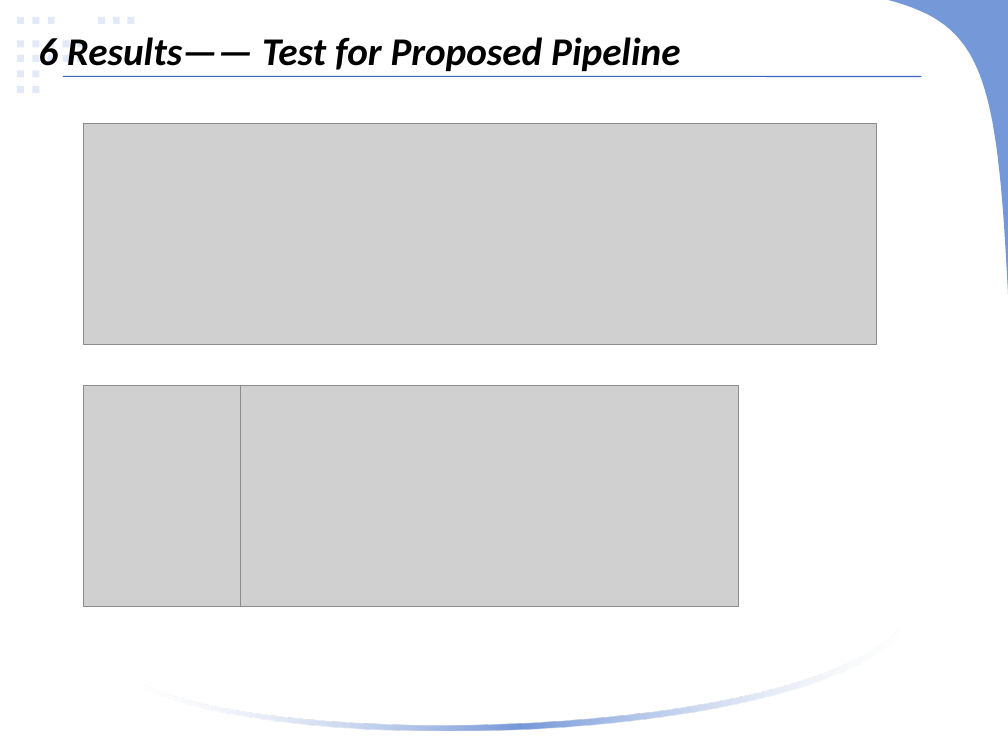
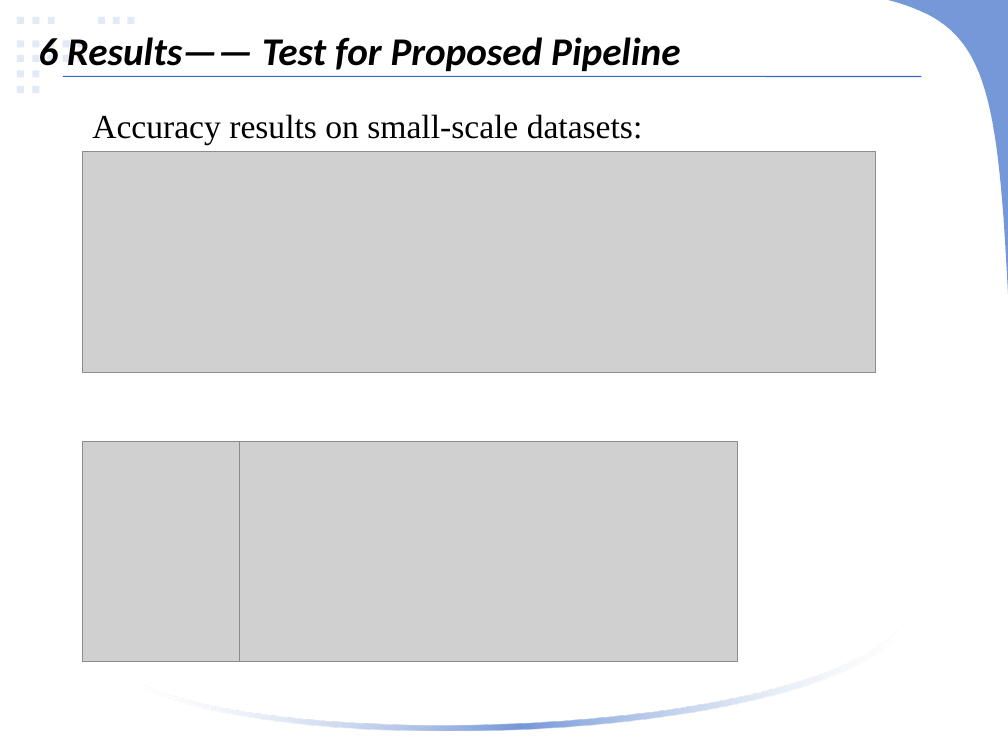
Before and after one commit to linlinge/monday-speech, a slide deck: slide 16 of 2019.03.25 ICCV 2015, Optimizing the Viewing Graph for Structure-from-Motion.pptx. Drawn at 1008x756 pixels with LibreOffice and Linux fonts; fonts in the diff are those of the drawing; grey boxes stand for pictures. Boxes give left, top, right and bottom in pixels: in the first picture for what was removed or moved away, otherwise in the second. Text is boxed around its words. In the diff, an @@ line names an element or a change of style, - is before the commit and + after.

```diff
--- a/2019.03.25 ICCV 2015, Optimizing the Viewing Graph for Structure-from-Motion.pptx
+++ b/2019.03.25 ICCV 2015, Optimizing the Viewing Graph for Structure-from-Motion.pptx
@@ text added at box(92, 114, 643, 145), 24 pt, text #000000 @@
+Accuracy results on small-scale datasets:
@@ picture: place and size @@
-picture at box(84, 124, 877, 345)
+picture at box(83, 152, 876, 373)
@@ picture: place and size @@
-picture at box(84, 386, 241, 607)
+picture at box(83, 442, 240, 662)
@@ picture: place and size @@
-picture at box(241, 386, 739, 607)
+picture at box(240, 442, 738, 662)
```
Also in this commit, not shown: 5 other slides changed, 1 slide added, 1 other file.
